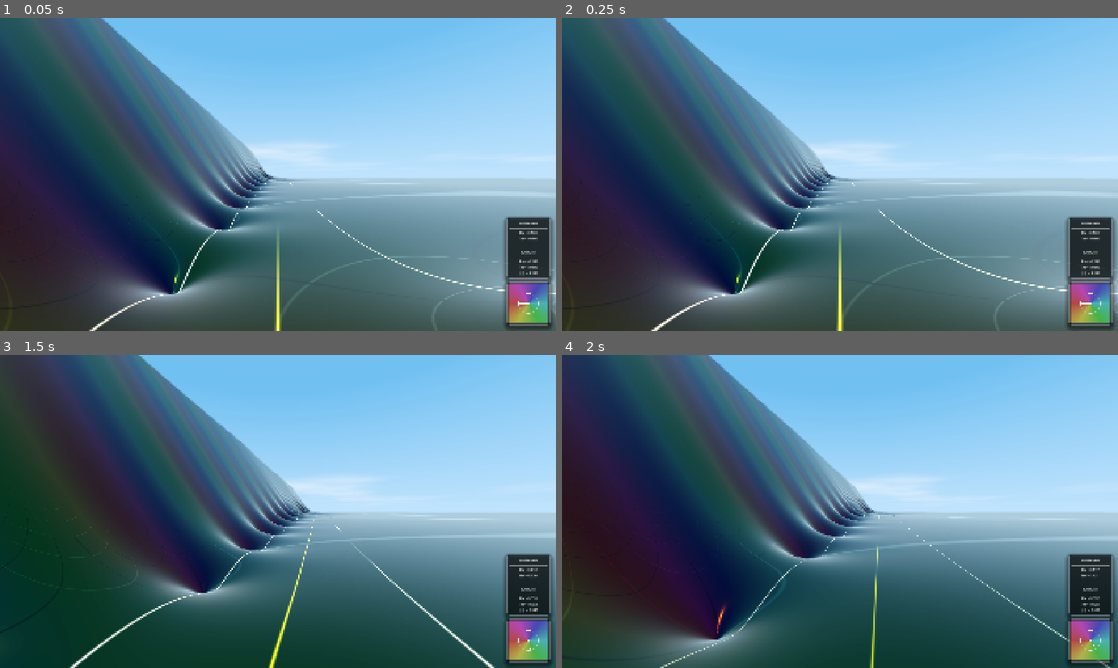
Above: before the commit, frames 1-4 (two rows, left to right).
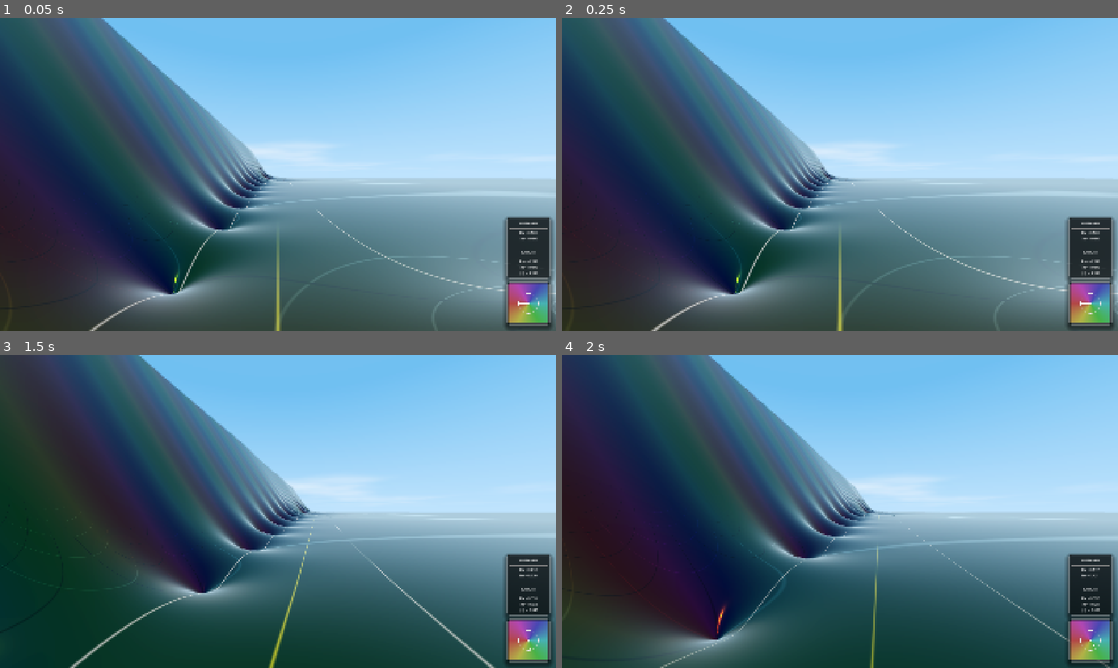
Above: after the commit, the same moments.

Repository: allanino/complex-functions-explorer
Game: Godot game, scene res://scenes/main.tscn
The game is run twice, just before and just after one commit, with the same random seed, the same clock (stepped at 60 frames per second) and the same inputs.
Inputs (mouse positions are in pixels of both pictures, inside the frame that each line leads up to):
- Up to frame 1 (0.05 s): no input
- Up to frame 2 (0.25 s): no input
- Up to frame 3 (1.5 s): tap Enter at 0.5 s; move the mouse to (305, 511) at 0.52 s; hold W (move_forward) from 0.53 s (still down); tap G at 0.6 s; tap Space at 0.77 s; move the mouse to (250, 511) at 1.27 s; tap N at 1.35 s
- Up to frame 4 (2 s): keep holding W (move_forward); tap Space at 1.52 s

The runs differ from the first frame. In frame 1, 0.4% of the frame differs, in the area x 16-100%, y 52-100%; in frame 2, 0.5%; in frame 3, 0.6%, in the area x 12-89%, y 52-100%; in frame 4, 0.3%.

Commit message:
Reinhard Tone Mapping to keep high emissions from blowing out to absolute white

Diff:
--- a/shaders/terrain.gdshader
+++ b/shaders/terrain.gdshader
@@ -355,6 +355,9 @@
             }
         }
 
+        // Reinhard Tone Mapping to keep high emissions from blowing out to absolute white
+        final_emission = final_emission / (final_emission + vec3(1.0));
+
         EMISSION = final_emission;
         ROUGHNESS = roughness;
         METALLIC = metallic;
